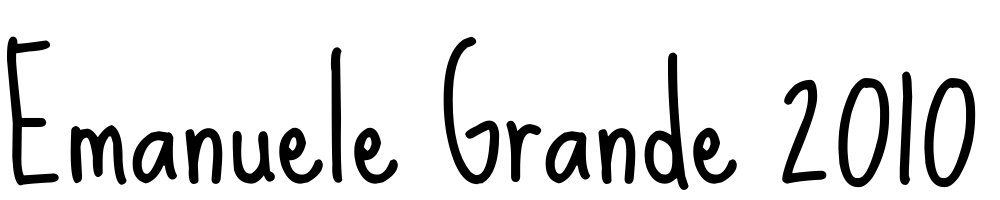
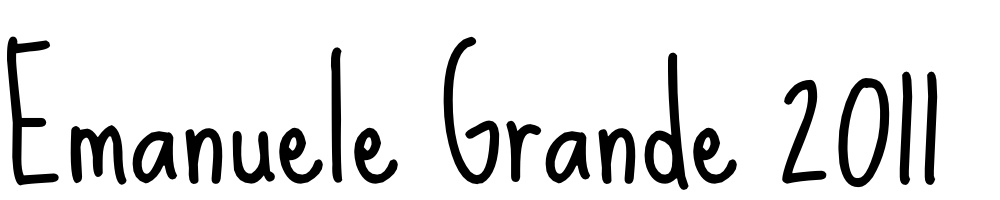
Before/after of a 1000px x 200px layered artwork. What changed in the layer stack:
painted on "black_Emanuele Grande 2010#2" over [16, 40, 976, 190]
painted on "white_Emanuele Grande 2010" over [46, 40, 976, 184]
